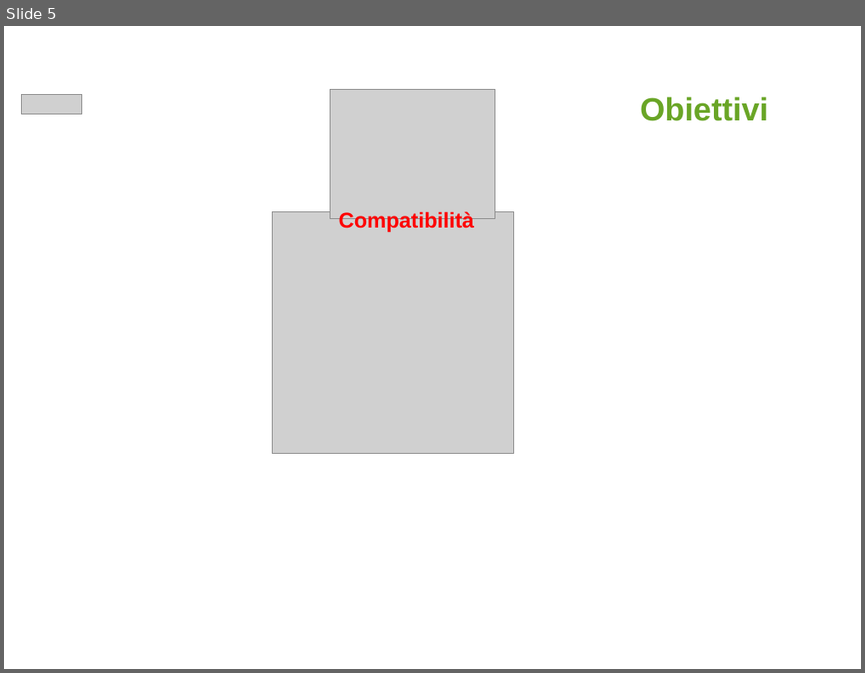
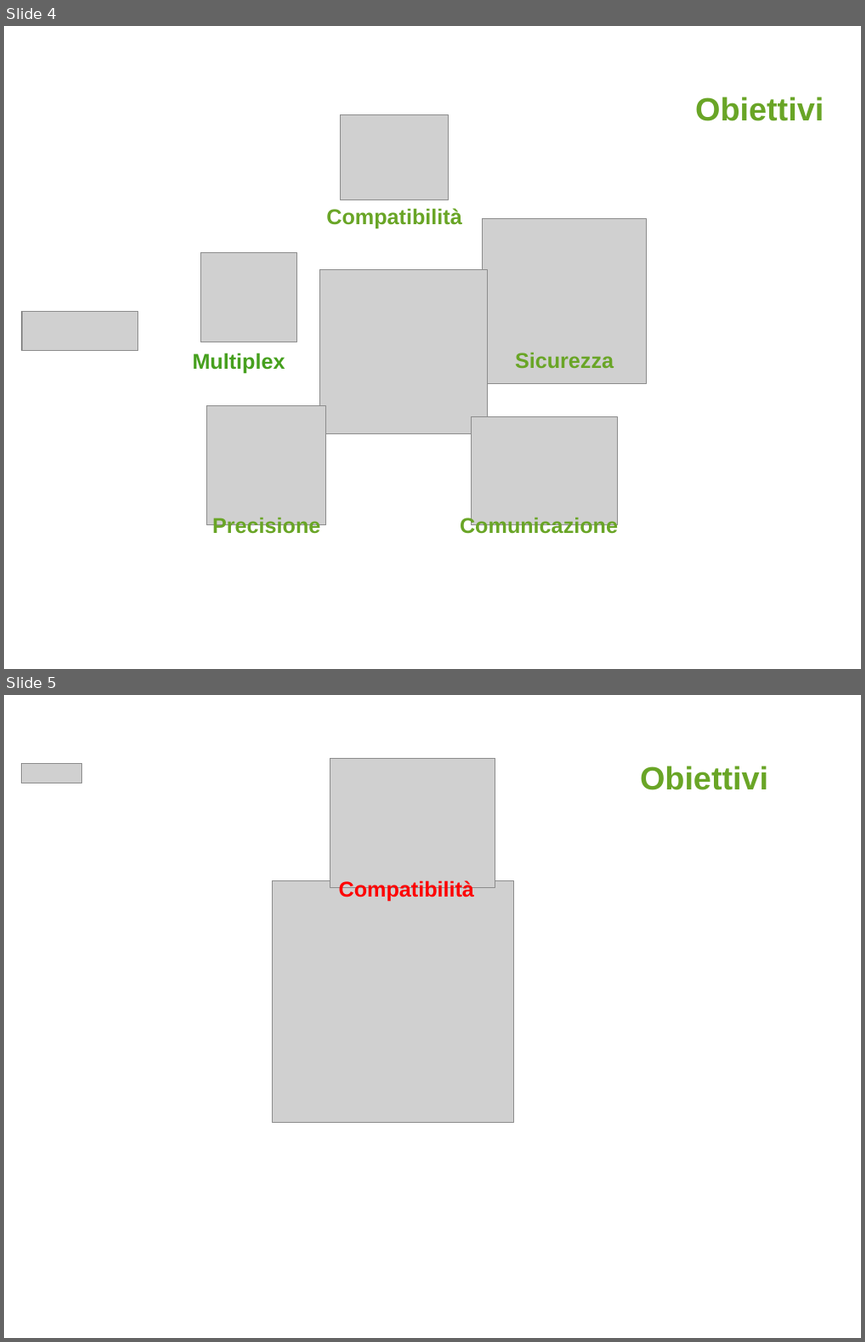
Before and after one commit to AlessioTommasi-supsi/iotProject, a slide deck: docs/tesi/MSE_Master Thesis_Presentation_AlessioTommasi PostIncontro.pptx. Shown one above the other, each under a label of ours: slide 5 before the commit, slides 4 and 5 after it. The pictures are 865x673 and 865x1342 pixels, drawn with LibreOffice and Linux fonts; fonts in the diff are those of the drawing; grey boxes stand for pictures; background and template pictures are left out. Boxes give left, top, right and bottom in pixels: in the first picture for what was removed or moved away, otherwise in the second. Text is boxed around its words. In the diff, an @@ line names an element or a change of style, - is before the commit and + after.

```diff
--- a/docs/tesi/MSE_Master Thesis_Presentation_AlessioTommasi PostIncontro.pptx
+++ b/docs/tesi/MSE_Master Thesis_Presentation_AlessioTommasi PostIncontro.pptx
@@ slide 4 added at (4,26,861,669), background #FFFFFF @@
@@ text added at (695,97,823,121), 27 pt, text #69A526, bold @@
+Obiettivi
@@ picture added at (341,115,449,200) @@
@@ text added at (326,208,461,229), 18 pt, text #69A526, bold @@
+Compatibilità
@@ picture added at (482,219,647,383) @@
@@ picture added at (201,253,297,342) @@
@@ picture added at (320,269,488,434) @@
@@ picture added at (22,312,137,350) @@
@@ text added at (193,352,285,374), 18 pt, text #46A01E, bold @@
+Multiplex
@@ text added at (515,352,613,369), 18 pt, text #69A526, bold @@
+Sicurezza
@@ picture added at (206,406,325,525) @@
@@ picture added at (471,417,618,525) @@
@@ text added at (212,516,320,538), 18 pt, text #69A526, bold @@
+Precisione
@@ text added at (460,516,618,538), 18 pt, text #69A526, bold @@
+Comunicazione
```
Also in this commit, not shown: 2 slides changed, 1 slide removed, 2 other files.
